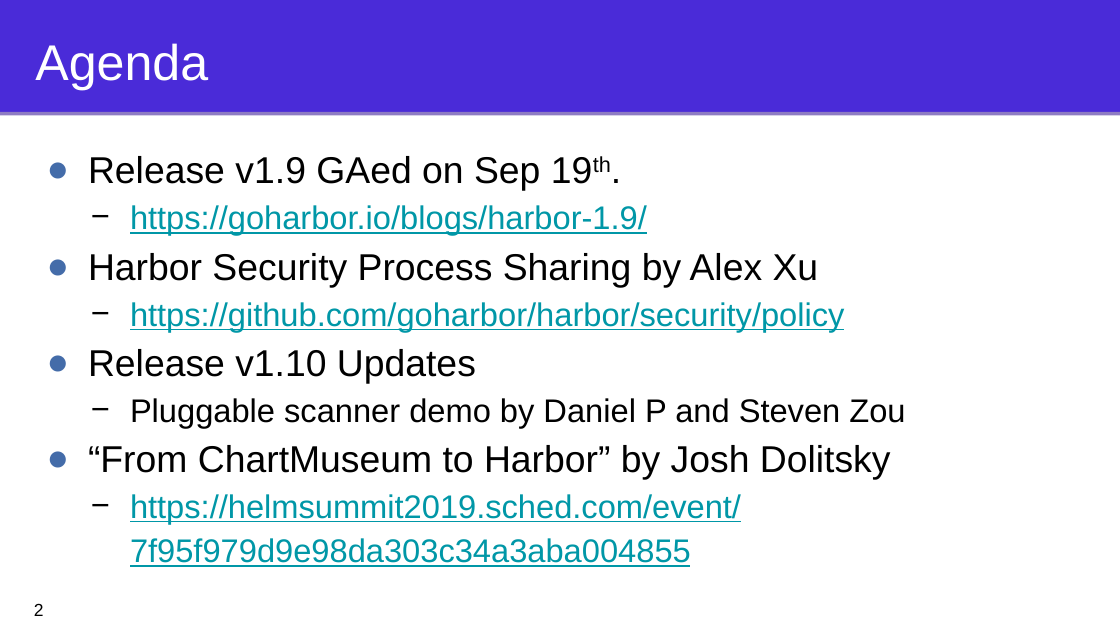
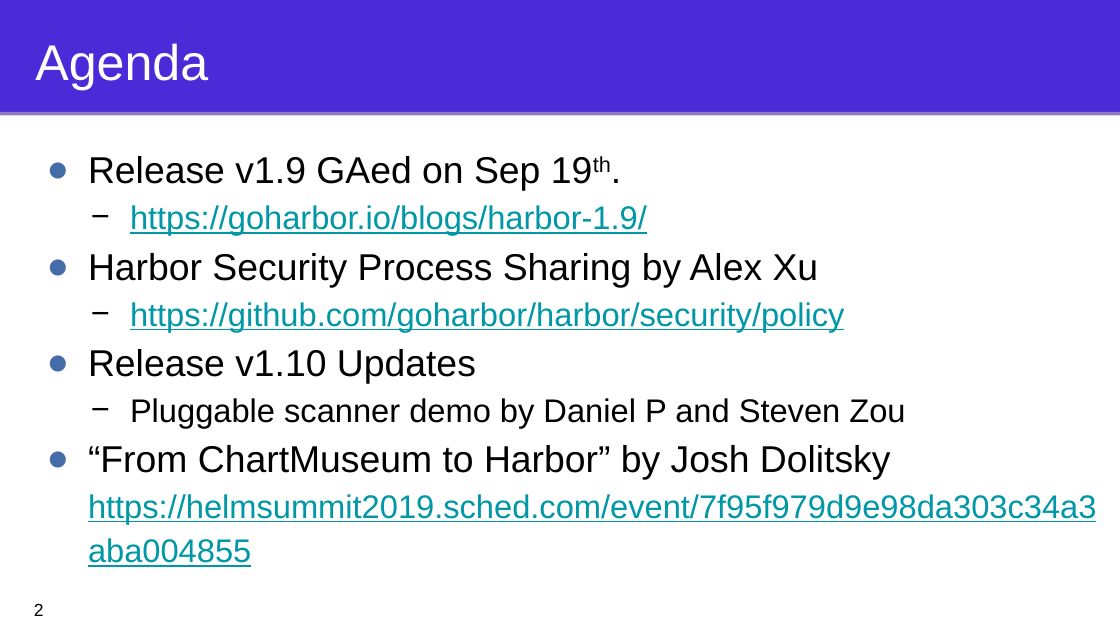
Before and after one commit to goharbor/community, a slide deck: slide 2 of conf-calls/2019-09-25/community_call_2019-09-25 .pptx. Drawn at 1120x630 pixels with LibreOffice and Linux fonts; fonts in the diff are those of the drawing. Boxes give left, top, right and bottom in pixels: in the first picture for what was removed or moved away, otherwise in the second. Text is boxed around its words. In the diff, an @@ line names an element or a change of style, - is before the commit and + after.

Commit message:
updating the last slides

```diff
--- a/conf-calls/2019-09-25/community_call_2019-09-25 .pptx
+++ b/conf-calls/2019-09-25/community_call_2019-09-25 .pptx
@@ text at (88,445,1096,523): text changed @@
-● “From ChartMuseum to Harbor” by Josh Dolitsky
-  − https://helmsummit2019.sched.com/event/7f95f979d9e98da303c34a3aba004855
+● “From ChartMuseum to Harbor” by Josh Dolitsky https://helmsummit2019.sched.com/event/7f95f979d9e98da303c34a3aba004855
```
Also in this commit, not shown: 1 other slide changed.
